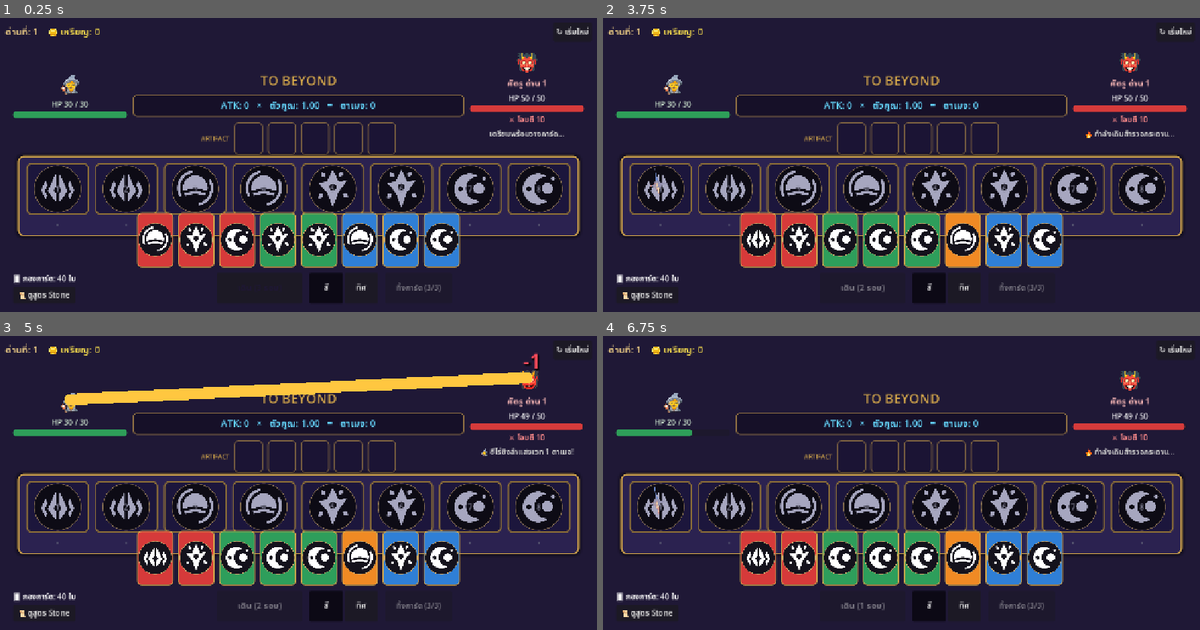
Above: before the commit, frames 1-4 (two rows, left to right).
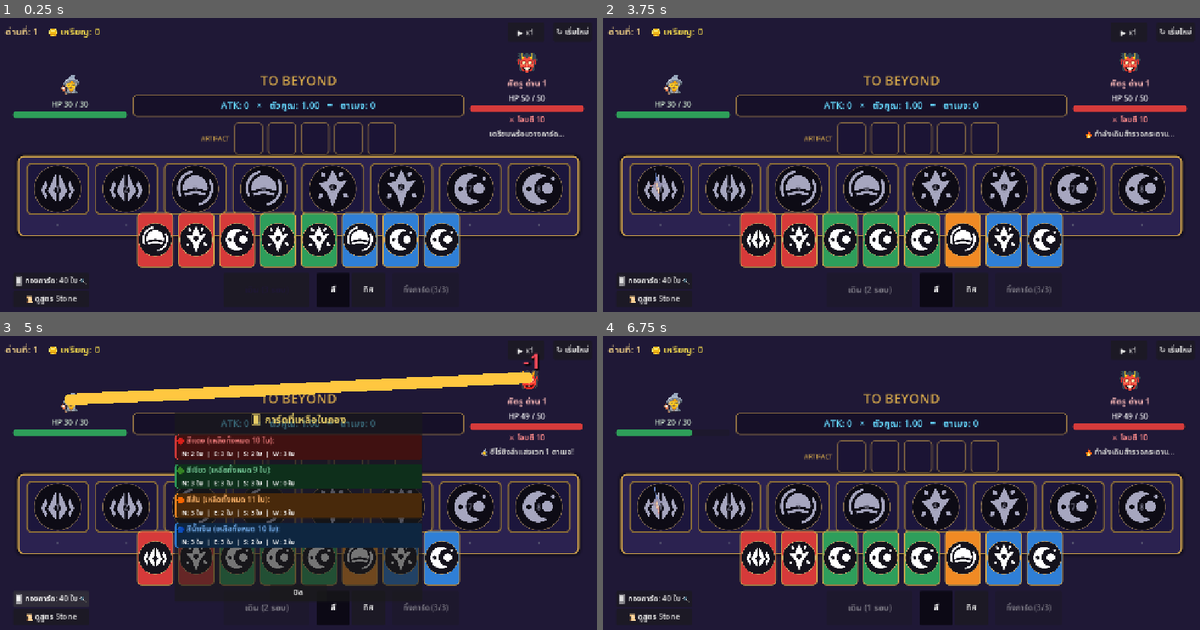
Above: after the commit, the same moments.

Repository: Arm-role/ToBeyond
Game: Godot game, scene res://scenes/main.tscn
The game is run twice, just before and just after one commit, with the same random seed, the same clock (stepped at 60 frames per second) and the same inputs.
Inputs (mouse positions are in pixels of both pictures, inside the frame that each line leads up to):
- Up to frame 1 (0.25 s): no input
- Up to frame 2 (3.75 s): click "↻ เริ่มใหม่" at 0.5 s; click (1128, 32) at 1.25 s, where only the run after the commit has a clickable "▶ x1"; click (1128, 32) at 2 s, where only the run after the commit has a clickable "⏩ x2"; click (1128, 32) at 2.75 s, where only the run after the commit has a clickable "⏩ x3"; click "เดิน (3 รอบ)" at 3.5 s
- Up to frame 3 (5 s): click (53, 597) at 4.25 s, where only the run after the commit has a clickable "🂠 กองการ์ด: 40 ใบ 🔍"
- Up to frame 4 (6.75 s): click (901, 594) at 5 s, where only the run after the commit has a clickable "ปิด"; click (853, 456) at 5.75 s; click "เดิน (2 รอบ)" at 6.5 s

The runs differ from the first frame. In frame 1, 0.9% of the frame differs, in the area x 2-90%, y 3-99%; in frame 2, 1.0%; in frame 3, 19%; in frame 4, 1.0%.

Commit message:
Implement Boss mechanics (Crystal Obstacle & Curse), Speed toggle (x1/x2/x3), and Deck Viewer modal

Diff:
--- a/scenes/main.tscn
+++ b/scenes/main.tscn
@@ -143,6 +143,11 @@
 layout_mode = 2
 size_flags_horizontal = 3
 
+[node name="SpeedBtn" type="Button" parent="TopBar"]
+custom_minimum_size = Vector2(76, 36)
+layout_mode = 2
+text = "▶ x1"
+
 [node name="RestartBtn" type="Button" parent="TopBar"]
 custom_minimum_size = Vector2(80, 36)
 layout_mode = 2
@@ -477,9 +482,9 @@
 layout_mode = 2
 alignment = 1
 
-[node name="DeckCountLabel" type="Label" parent="BottomSection/ControlsRow/ToolCol"]
-layout_mode = 2
-text = "🂠 กองการ์ด: 48 ใบ"
+[node name="DeckCountBtn" type="Button" parent="BottomSection/ControlsRow/ToolCol"]
+layout_mode = 2
+text = "🂠 กองการ์ด: 48 ใบ 🔍"
 
 [node name="StoneBtn" type="Button" parent="BottomSection/ControlsRow/ToolCol"]
 layout_mode = 2
@@ -636,6 +641,47 @@
 size_flags_horizontal = 4
 text = "ปิด"
 
+[node name="DeckModal" type="PanelContainer" parent="."]
+visible = false
+layout_mode = 1
+anchors_preset = 8
+anchor_left = 0.5
+anchor_top = 0.5
+anchor_right = 0.5
+anchor_bottom = 0.5
+offset_left = -260.0
+offset_top = -200.0
+offset_right = 260.0
+offset_bottom = 200.0
+grow_horizontal = 2
+grow_vertical = 2
+
+[node name="VBox" type="VBoxContainer" parent="DeckModal"]
+layout_mode = 2
+theme_override_constants/separation = 14
+
+[node name="Title" type="Label" parent="DeckModal/VBox"]
+layout_mode = 2
+theme_override_colors/font_color = Color(0.9, 0.8, 0.4, 1)
+theme_override_font_sizes/font_size = 22
+text = "🂠 การ์ดที่เหลือในกอง"
+horizontal_alignment = 1
+
+[node name="Scroll" type="ScrollContainer" parent="DeckModal/VBox"]
+layout_mode = 2
+size_flags_vertical = 3
+
+[node name="List" type="VBoxContainer" parent="DeckModal/VBox/Scroll"]
+layout_mode = 2
+size_flags_horizontal = 3
+theme_override_constants/separation = 10
+
+[node name="CloseBtn" type="Button" parent="DeckModal/VBox"]
+custom_minimum_size = Vector2(120, 36)
+layout_mode = 2
+size_flags_horizontal = 4
+text = "ปิด"
+
 [node name="ShopModal" type="PanelContainer" parent="."]
 visible = false
 layout_mode = 1
--- a/scripts/main.gd
+++ b/scripts/main.gd
@@ -67,6 +67,10 @@
 var is_busy: bool = false
 var speed_multiplier: float = 1.0
 var discovered_formulas: Array[String] = ["col"]
+var boss_crystal_tile: int = -1
+
+func is_boss() -> bool:
+	return stage % 3 == 0
 
 # --- Phase 4: Artifact System ---
 const MAX_ARTIFACTS: int = 5
@@ -92,6 +96,7 @@
 # --- Node References ---
 @onready var stage_label: Label = $TopBar/StageLabel
 @onready var coins_label: Label = $TopBar/CoinsLabel
+@onready var speed_btn: Button = $TopBar/SpeedBtn
 @onready var restart_btn: Button = $TopBar/RestartBtn
 
 @onready var hero_hp_bar: ProgressBar = $Preview/HeroCol/HeroHPBar
@@ -121,7 +126,7 @@
 @onready var token: Control = $BoardSection/Token
 
 @onready var hand_container: HBoxContainer = $BottomSection/HandContainer
-@onready var deck_count_label: Label = $BottomSection/ControlsRow/ToolCol/DeckCountLabel
+@onready var deck_count_btn: Button = $BottomSection/ControlsRow/ToolCol/DeckCountBtn
 @onready var stone_btn: Button = $BottomSection/ControlsRow/ToolCol/StoneBtn
 @onready var sort_color_btn: Button = $BottomSection/ControlsRow/ActionCol/SortGroup/SortColorBtn
 @onready var sort_dir_btn: Button = $BottomSection/ControlsRow/ActionCol/SortGroup/SortDirBtn
@@ -140,6 +145,11 @@
 @onready var stone_modal: PanelContainer = $StoneModal
 @onready var stone_list: VBoxContainer = $StoneModal/VBox/Scroll/List
 @onready var stone_close_btn: Button = $StoneModal/VBox/CloseBtn
+
+# Deck Modal
+@onready var deck_modal: PanelContainer = $DeckModal
+@onready var deck_modal_list: VBoxContainer = $DeckModal/VBox/Scroll/List
+@onready var deck_modal_close_btn: Button = $DeckModal/VBox/CloseBtn
 
 # Shop Modal
 @onready var shop_modal: PanelContainer = $ShopModal
@@ -176,6 +186,9 @@
 
 func connect_ui_signals() -> void:
 	restart_btn.pressed.connect(start_new_game)
+	speed_btn.pressed.connect(_on_speed_toggle)
+	deck_count_btn.pressed.connect(open_deck_modal)
+	deck_modal_close_btn.pressed.connect(func(): deck_modal.visible = false)
 	walk_btn.pressed.connect(_on_walk_pressed)
 	discard_btn.pressed.connect(_on_discard_pressed)
 	sort_color_btn.pressed.connect(func(): set_sort_mode("color"))
@@ -225,6 +238,8 @@
 	gameover_modal.visible = false
 	stone_modal.visible = false
 	shop_modal.visible = false
+	deck_modal.visible = false
+	boss_crystal_tile = -1
 	token.visible = false
 	enemy_pic.modulate = Color.WHITE
 	enemy_pic.scale = Vector2.ONE
@@ -262,6 +277,19 @@
 	placed_cards.clear()
 	selected_card_ids.clear()
 	draw_up_to_hand(8)
+
+	if is_boss():
+		enemy_pic.text = "👑👹"
+		enemy_name.text = "👑 บอสใหญ่ ด่าน %d" % stage
+		boss_crystal_tile = randi_range(1, N_TILES - 1)
+		if hand.size() > 0:
+			hand[0]["cursed"] = true
+		msg_label.text = "⚠️ บอสใหญ่คำราม! มีผลึกคริสตัลขวางและคำสาป!"
+	else:
+		enemy_pic.text = "👹"
+		enemy_name.text = "ศัตรู ด่าน %d" % stage
+		boss_crystal_tile = -1
+
 	update_all_ui()
 	refresh_calc()
 
@@ -273,7 +301,7 @@
 func update_all_ui() -> void:
 	stage_label.text = "ด่านที่: %d" % stage
 	coins_label.text = "🪙 เหรียญ: %d" % coins
-	deck_count_label.text = "🂠 กองการ์ด: %d ใบ" % deck.size()
+	deck_count_btn.text = "🂠 กองการ์ด: %d ใบ 🔍" % deck.size()
 
 	hero_hp_label.text = "HP %d / %d" % [player_hp, player_max_hp]
 	hero_hp_bar.max_value = player_max_hp
@@ -335,22 +363,29 @@
 				tile_btn.text = "#%d\n%s\n%s" % [i + 1, c_dir, "★ GOLD" if is_match else ""]
 			tile_btn.modulate = COLORS["gold"] if is_match else Color.WHITE
 		else:
-			sb.bg_color = COLORS["empty_tile"]
-			sb.border_color = COLORS["brass"]
+			var is_crystal = (i == boss_crystal_tile)
+			if is_crystal:
+				sb.bg_color = Color("#42155e")
+				sb.border_color = Color("#c866ff")
+				tile_btn.icon = null
+				tile_btn.text = "%d\n💎\n[ผลึก]" % (i + 1)
+				tile_btn.modulate = Color(1.3, 0.9, 1.5)
+			else:
+				sb.bg_color = COLORS["empty_tile"]
+				sb.border_color = COLORS["brass"]
+				var icon_tex = EMBLEMS.get(t_dir)
+				if icon_tex != null:
+					tile_btn.icon = icon_tex
+					tile_btn.icon_alignment = HORIZONTAL_ALIGNMENT_CENTER
+					tile_btn.expand_icon = true
+					tile_btn.text = "%d\n\n" % (i + 1)
+				else:
+					tile_btn.icon = null
+					tile_btn.text = "#%d\n%s\n" % [i + 1, t_dir]
+				tile_btn.modulate = Color(0.65, 0.65, 0.75)
 			tile_btn.add_theme_stylebox_override("normal", sb)
 			tile_btn.add_theme_stylebox_override("hover", sb)
 			tile_btn.add_theme_stylebox_override("pressed", sb)
-
-			var icon_tex = EMBLEMS.get(t_dir)
-			if icon_tex != null:
-				tile_btn.icon = icon_tex
-				tile_btn.icon_alignment = HORIZONTAL_ALIGNMENT_CENTER
-				tile_btn.expand_icon = true
-				tile_btn.text = "%d\n\n" % (i + 1)
-			else:
-				tile_btn.icon = null
-				tile_btn.text = "#%d\n%s\n" % [i + 1, t_dir]
-			tile_btn.modulate = Color(0.65, 0.65, 0.75)
 
 
 func render_hand() -> void:
@@ -394,19 +429,27 @@
 		btn.add_theme_stylebox_override("hover", sb)
 		btn.add_theme_stylebox_override("pressed", sb)
 
-		var icon_tex = EMBLEMS.get(c_dir)
-		if icon_tex != null:
-			btn.icon = icon_tex
-			btn.icon_alignment = HORIZONTAL_ALIGNMENT_CENTER
-			btn.expand_icon = true
-			if is_sel:
-				btn.text = "▲ เลือก"
-				btn.vertical_icon_alignment = VERTICAL_ALIGNMENT_TOP
+		var is_cursed = card.get("cursed", false)
+		if is_cursed:
+			sb.bg_color = Color("#2e1236")
+			sb.border_color = Color("#ff3b69")
+			btn.icon = null
+			btn.text = "💀 %s\n[คำสาป]%s" % [c_dir, "\n▲ เลือก" if is_sel else ""]
+			btn.tooltip_text = "การ์ดติดคำสาป! บล็อกคอมโบ Stone (แนะนำให้เลือกทิ้งการ์ด Discard)"
+		else:
+			var icon_tex = EMBLEMS.get(c_dir)
+			if icon_tex != null:
+				btn.icon = icon_tex
+				btn.icon_alignment = HORIZONTAL_ALIGNMENT_CENTER
+				btn.expand_icon = true
+				if is_sel:
+					btn.text = "▲ เลือก"
+					btn.vertical_icon_alignment = VERTICAL_ALIGNMENT_TOP
+				else:
+					btn.text = ""
 			else:
-				btn.text = ""
-		else:
-			btn.icon = null
-			btn.text = "%s\n%s%s" % [c_col.to_upper(), c_dir, "\n✓ เลือก" if is_sel else ""]
+				btn.icon = null
+				btn.text = "%s\n%s%s" % [c_col.to_upper(), c_dir, "\n✓ เลือก" if is_sel else ""]
 
 		var card_id = card["id"]
 		btn.pressed.connect(func(): _on_hand_card_clicked(card_id))
@@ -504,6 +547,11 @@
 
 			for idx in idxs:
 				var c = placed_cards[idx]
+				if c.get("cursed", false):
+					same_col = false
+					same_dir = false
+					tile_match = false
+					break
 				if c["color"] != first_col: same_col = false
 				if c["dir"] != first_dir: same_dir = false
 				if c["dir"] != TILE_DIR[idx]: tile_match = false
@@ -728,6 +776,10 @@
 	var card = placed_cards.get(tile_idx)
 	if card == null: return
 
+	if tile_idx == boss_crystal_tile:
+		boss_crystal_tile = -1
+		spawn_damage_number("💎 ทำลายผลึก! +10", tile_btn.global_position, Color.MAGENTA, true)
+
 	var is_gold = (card["dir"] == TILE_DIR[tile_idx])
 	var pop = Label.new()
 
@@ -1139,9 +1191,11 @@
 	stage += 1
 	enemy_pic.modulate = Color.WHITE
 	enemy_pic.scale = Vector2.ONE
-	enemy_max_hp = int(enemy_max_hp * 1.35)
+	var boss_mult = 1.6 if is_boss() else 1.35
+	var atk_mult = 1.4 if is_boss() else 1.25
+	enemy_max_hp = int(enemy_max_hp * boss_mult)
 	enemy_hp = enemy_max_hp
-	enemy_atk = int(enemy_atk * 1.25)
+	enemy_atk = int(enemy_atk * atk_mult)
 	player_hp = player_max_hp
 	walks_left = 3
 	# freediscard artifact: extra discard each stage
@@ -1203,3 +1257,68 @@
 		var lbl = Label.new()
 		lbl.text = "• %s (%s)\n  ขั้นต่ำ: %d ใบ | เริ่มต้น: %d ATK (+%d ต่อใบ)" % [r["name"], r["desc"], r["min"], r["a"], r["g"]]
 		stone_list.add_child(lbl)
+
+
+func _on_speed_toggle() -> void:
+	if speed_multiplier == 1.0:
+		speed_multiplier = 2.0
+		speed_btn.text = "⏩ x2"
+	elif speed_multiplier == 2.0:
+		speed_multiplier = 3.0
+		speed_btn.text = "⏩ x3"
+	else:
+		speed_multiplier = 1.0
+		speed_btn.text = "▶ x1"
+
+
+func open_deck_modal() -> void:
+	for child in deck_modal_list.get_children():
+		child.queue_free()
+
+	var counts = {
+		"red": {"N": 0, "E": 0, "S": 0, "W": 0},
+		"green": {"N": 0, "E": 0, "S": 0, "W": 0},
+		"orange": {"N": 0, "E": 0, "S": 0, "W": 0},
+		"blue": {"N": 0, "E": 0, "S": 0, "W": 0}
+	}
+	for card in deck:
+		var c = card["color"]
+		var d = card["dir"]
+		if counts.has(c) and counts[c].has(d):
+			counts[c][d] += 1
+
+	var color_names = {
+		"red": "🔴 สีแดง",
+		"green": "🟢 สีเขียว",
+		"orange": "🟠 สีส้ม",
+		"blue": "🔵 สีน้ำเงิน"
+	}
+
+	for col in COLOR_ORDER:
+		var total_col = counts[col]["N"] + counts[col]["E"] + counts[col]["S"] + counts[col]["W"]
+		var pnl = PanelContainer.new()
+		var pnl_sb = StyleBoxFlat.new()
+		pnl_sb.bg_color = COLORS[col].darkened(0.7)
+		pnl_sb.border_color = COLORS[col]
+		pnl_sb.border_width_left = 4
+		pnl_sb.set_corner_radius_all(6)
+		pnl.add_theme_stylebox_override("panel", pnl_sb)
+
+		var vbox = VBoxContainer.new()
+		var lbl_title = Label.new()
+		lbl_title.text = "%s (เหลือทั้งหมด %d ใบ):" % [color_names[col], total_col]
+		lbl_title.modulate = COLORS[col].lightened(0.3)
+		lbl_title.add_theme_font_size_override("font_size", 16)
+		vbox.add_child(lbl_title)
+
+		var lbl_detail = Label.new()
+		lbl_detail.text = "   N: %d ใบ  |  E: %d ใบ  |  S: %d ใบ  |  W: %d ใบ" % [
+			counts[col]["N"], counts[col]["E"], counts[col]["S"], counts[col]["W"]
+		]
+		lbl_detail.add_theme_font_size_override("font_size", 14)
+		vbox.add_child(lbl_detail)
+
+		pnl.add_child(vbox)
+		deck_modal_list.add_child(pnl)
+
+	deck_modal.visible = true
Not shown, changed: SYSTEM_PATHS.md
